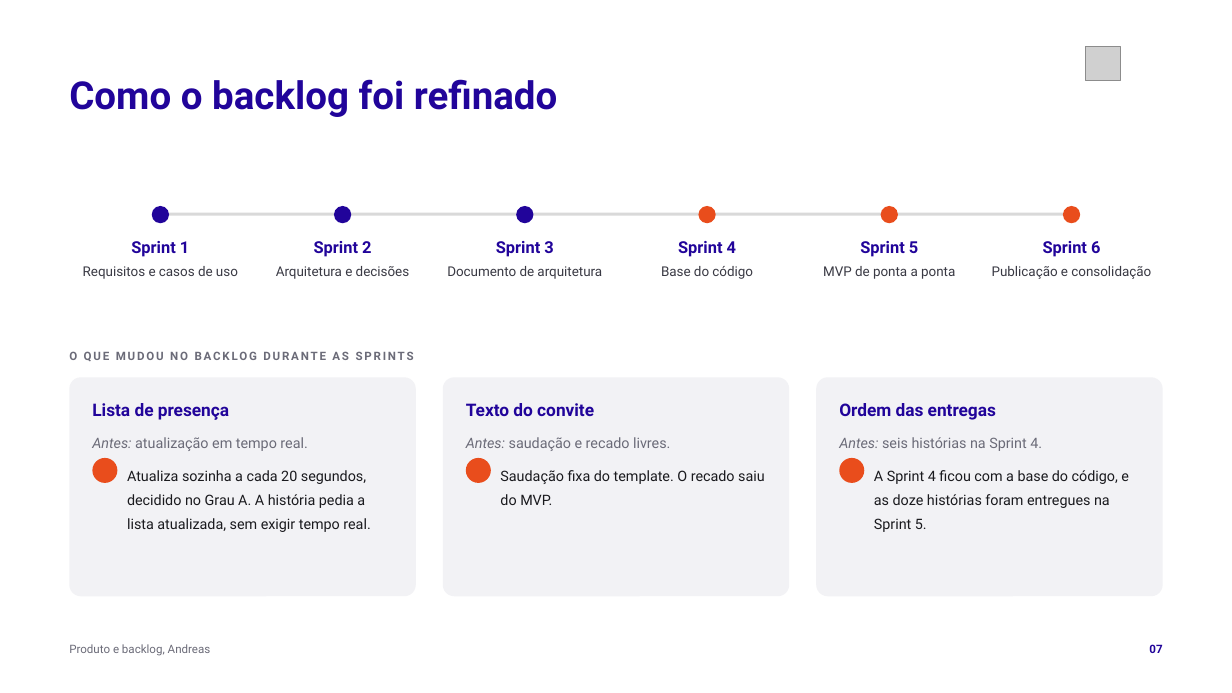
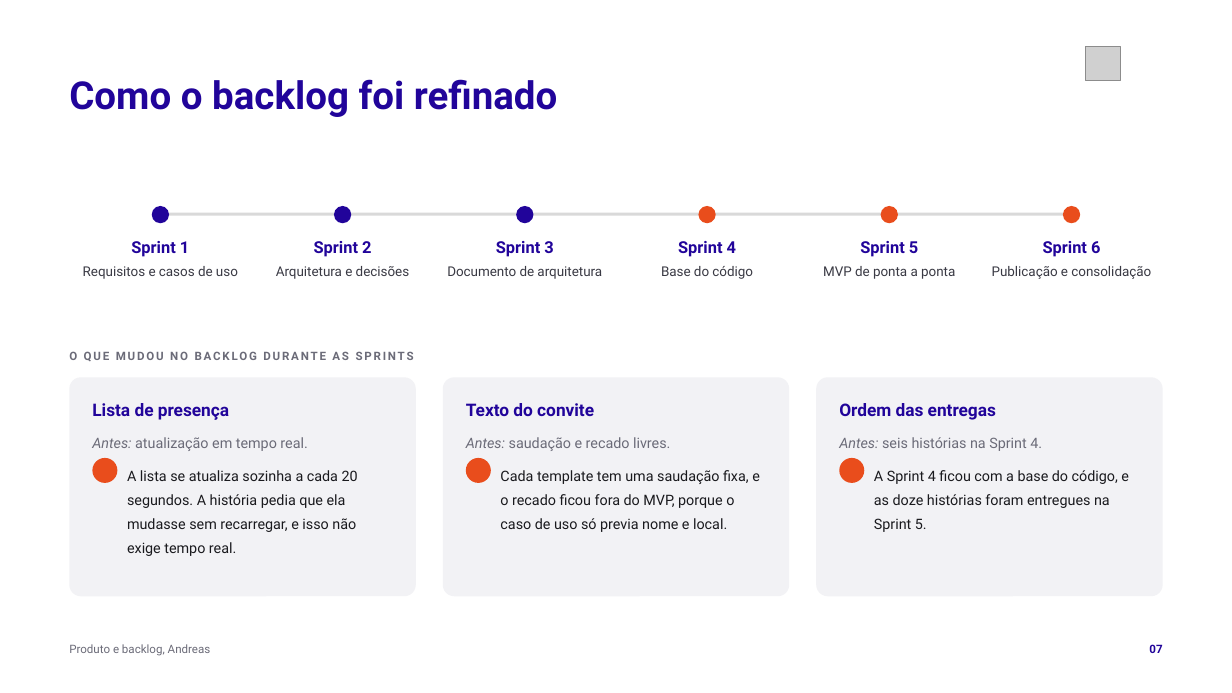
Before and after one commit to tcpassos/invite-app, a slide deck: slide 7 of trabalhos/T4-Pitch-Final.pptx. Drawn at 1232x693 pixels with LibreOffice and Linux fonts; fonts in the diff are those of the drawing; grey boxes stand for pictures; background and template pictures are left out. Boxes give left, top, right and bottom in pixels: in the first picture for what was removed or moved away, otherwise in the second. Text is boxed around its words. In the diff, an @@ line names an element or a change of style, - is before the commit and + after.

```diff
--- a/trabalhos/T4-Pitch-Final.pptx
+++ b/trabalhos/T4-Pitch-Final.pptx
@@ text at box(127, 470, 358, 556): text changed @@
-Atualiza sozinha a cada 20 segundos, decidido no Grau A. A história pedia a lista atualizada, sem exigir tempo real.
+A lista se atualiza sozinha a cada 20 segundos. A história pedia que ela mudasse sem recarregar, e isso não exige tempo real.
@@ text at box(500, 470, 760, 532): text changed @@
-Saudação fixa do template. O recado saiu do MVP.
+Cada template tem uma saudação fixa, e o recado ficou fora do MVP, porque o caso de uso só previa nome e local.
```
Also in this commit, not shown: 13 other slides changed, 3 other files.
